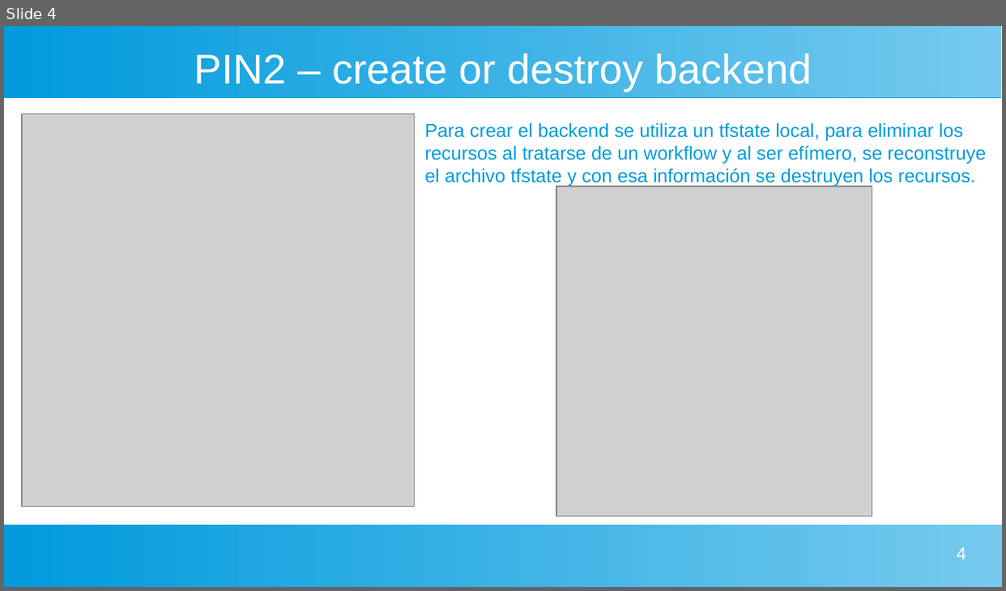
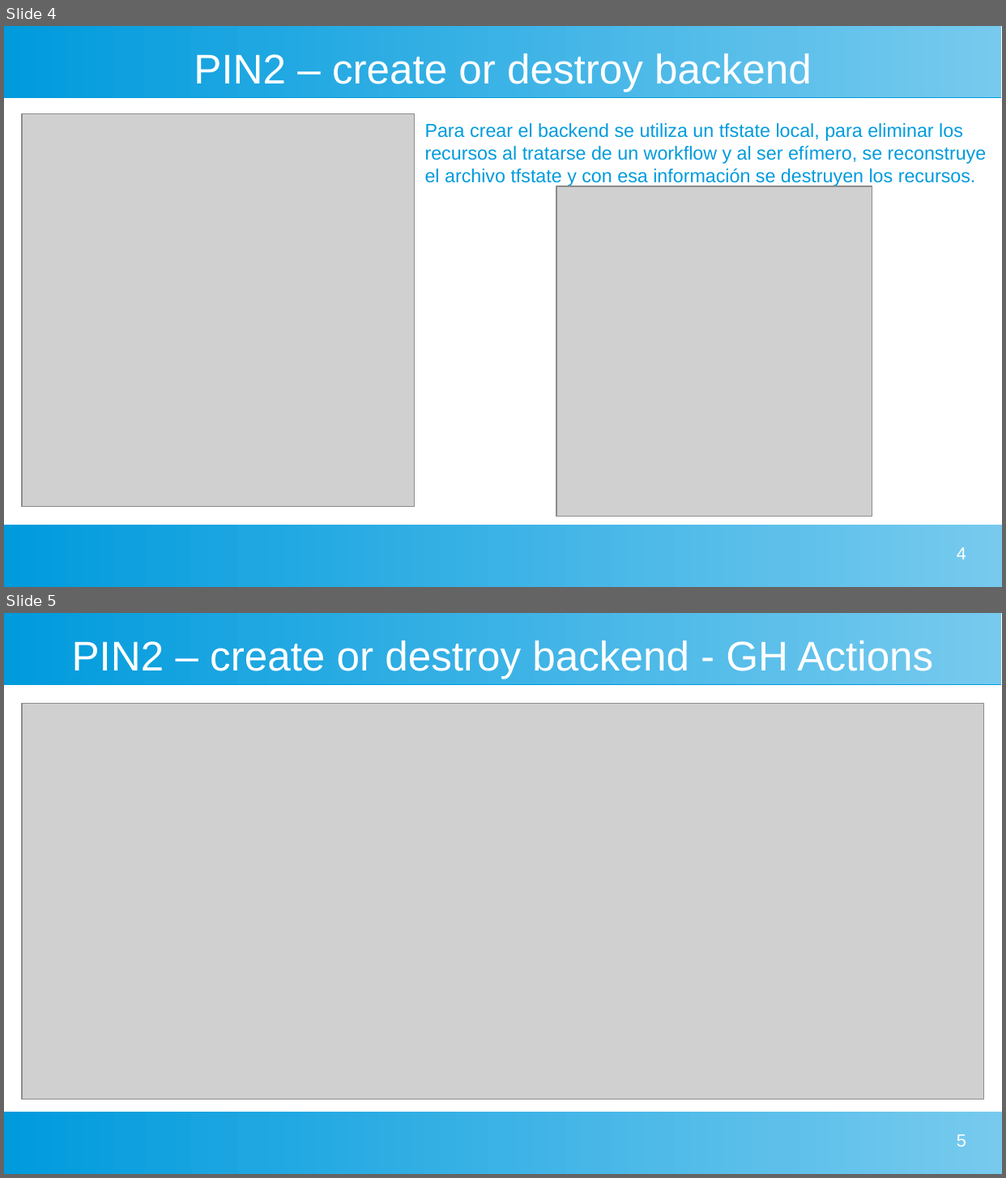
Before and after one commit to MauroPereira/PIN2_public, a slide deck: doc_files/PIN2_presentacion.odp. Shown one above the other, each under a label of ours: slide 4 before the commit, slides 4 and 5 after it. The pictures are 1006x591 and 1006x1178 pixels, drawn with LibreOffice and Linux fonts; fonts in the diff are those of the drawing; grey boxes stand for pictures. Boxes give left, top, right and bottom in pixels: in the first picture for what was removed or moved away, otherwise in the second. Text is boxed around its words. In the diff, an @@ line names an element or a change of style, - is before the commit and + after.

```diff
--- a/doc_files/PIN2_presentacion.odp
+++ b/doc_files/PIN2_presentacion.odp
@@ slide 5 added at (x1=4, y1=613, x2=1002, y2=1174), background #FFFFFF; not listed: 2 template elements that a slide beside it also shows @@
@@ title added at (x1=72, y1=641, x2=933, y2=679), 33 pt, text #FFFFFF @@
+PIN2 – create or destroy backend - GH Actions
@@ picture added at (x1=22, y1=704, x2=985, y2=1100) @@
@@ page number added at (x1=957, y1=1135, x2=966, y2=1147), 14 pt, text #FFFFFF @@
+5
```
Also in this commit, not shown: 1 slide changed, 6 other slides added, 1 slide removed, 10 other files.
